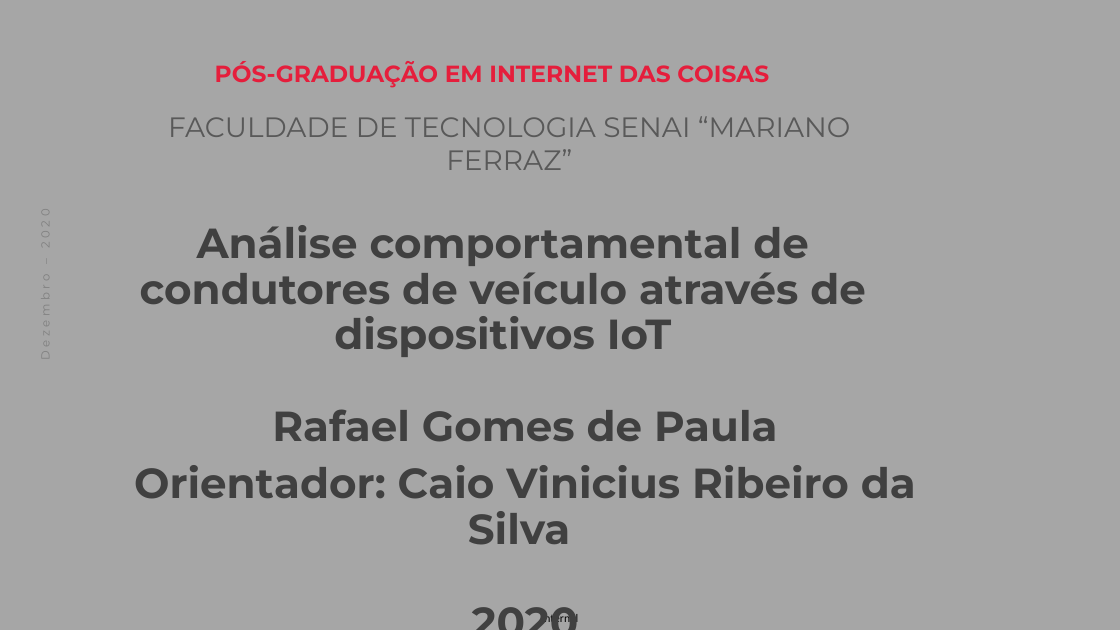
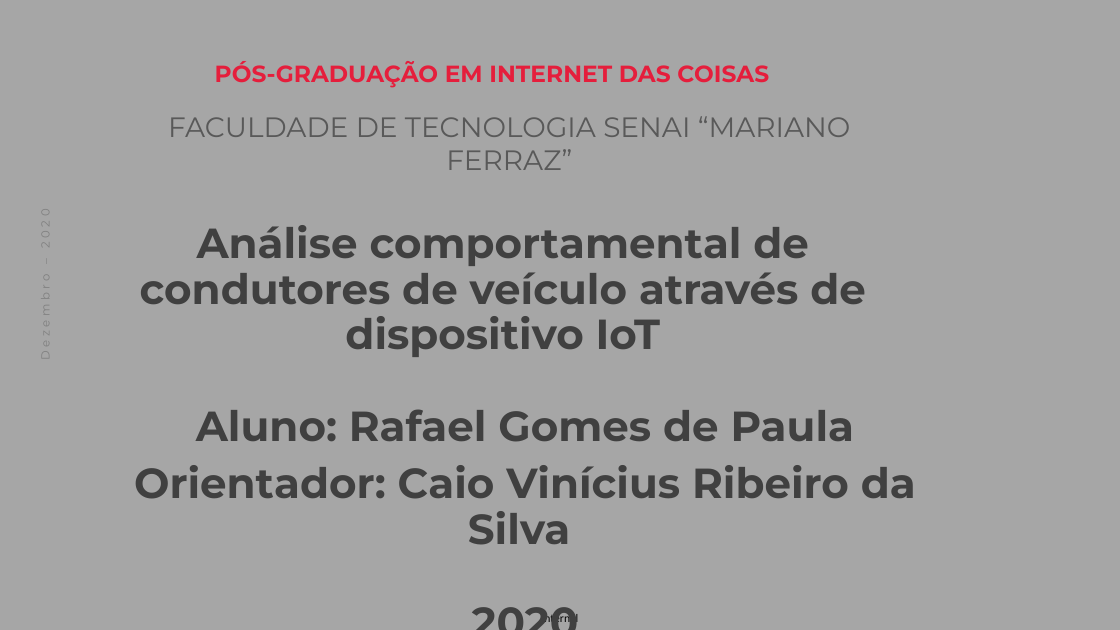
Before and after one commit to rafargp/final_project_senai, a slide deck: slide 1 of 1.Propose/1.Propose Presentation.pptx. Drawn at 1120x630 pixels with LibreOffice and Linux fonts; fonts in the diff are those of the drawing; background and template pictures are left out. Boxes give left, top, right and bottom in pixels: in the first picture for what was removed or moved away, otherwise in the second. Text is boxed around its words. In the diff, an @@ line names an element or a change of style, - is before the commit and + after.

```diff
--- a/1.Propose/1.Propose Presentation.pptx
+++ b/1.Propose/1.Propose Presentation.pptx
@@ text at bbox=[140, 225, 866, 357]: text changed @@
-Análise comportamental de condutores de veículo através de dispositivos IoT
+Análise comportamental de condutores de veículo através de dispositivo IoT
@@ text at bbox=[134, 409, 916, 545]: text changed @@
-Rafael Gomes de Paula
-Orientador: Caio Vinicius Ribeiro da Silva
+Aluno: Rafael Gomes de Paula
+Orientador: Caio Vinícius Ribeiro da Silva
```
Also in this commit, not shown: 13 other slides changed, 8 slides added, 15 slides removed.
